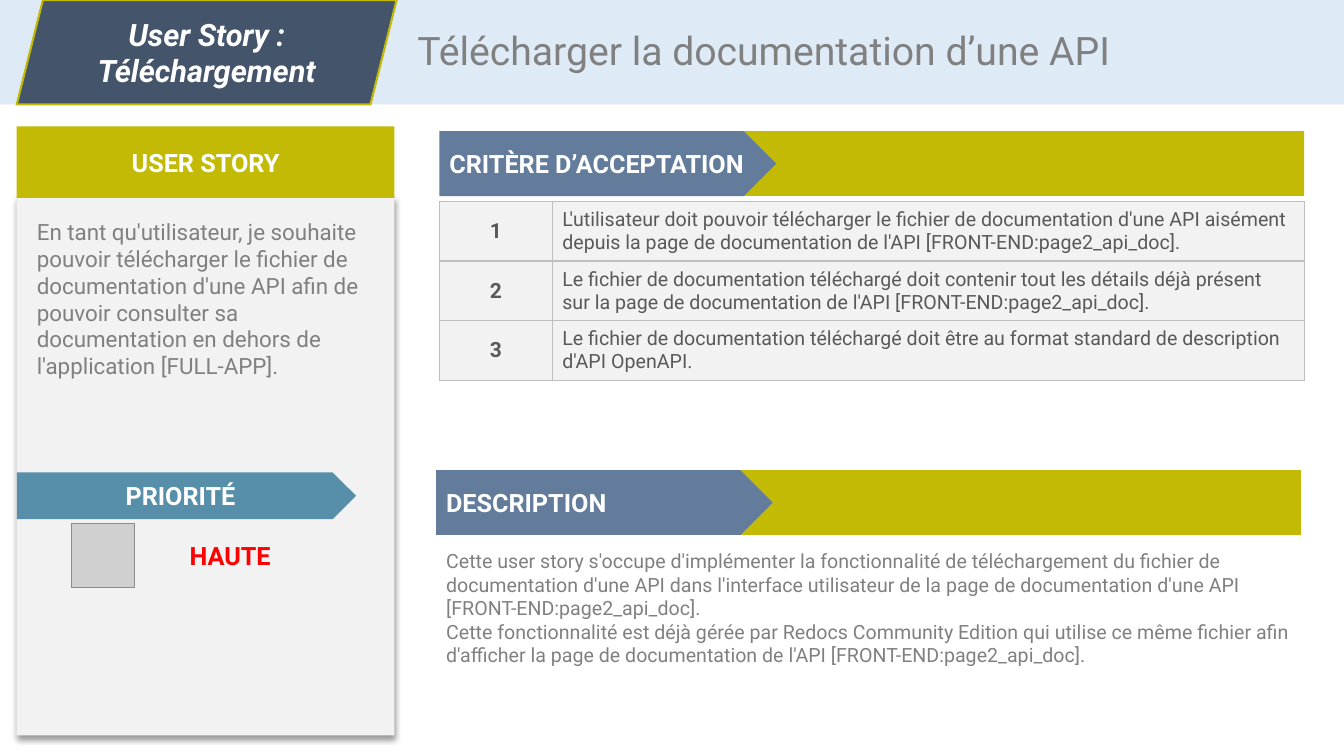
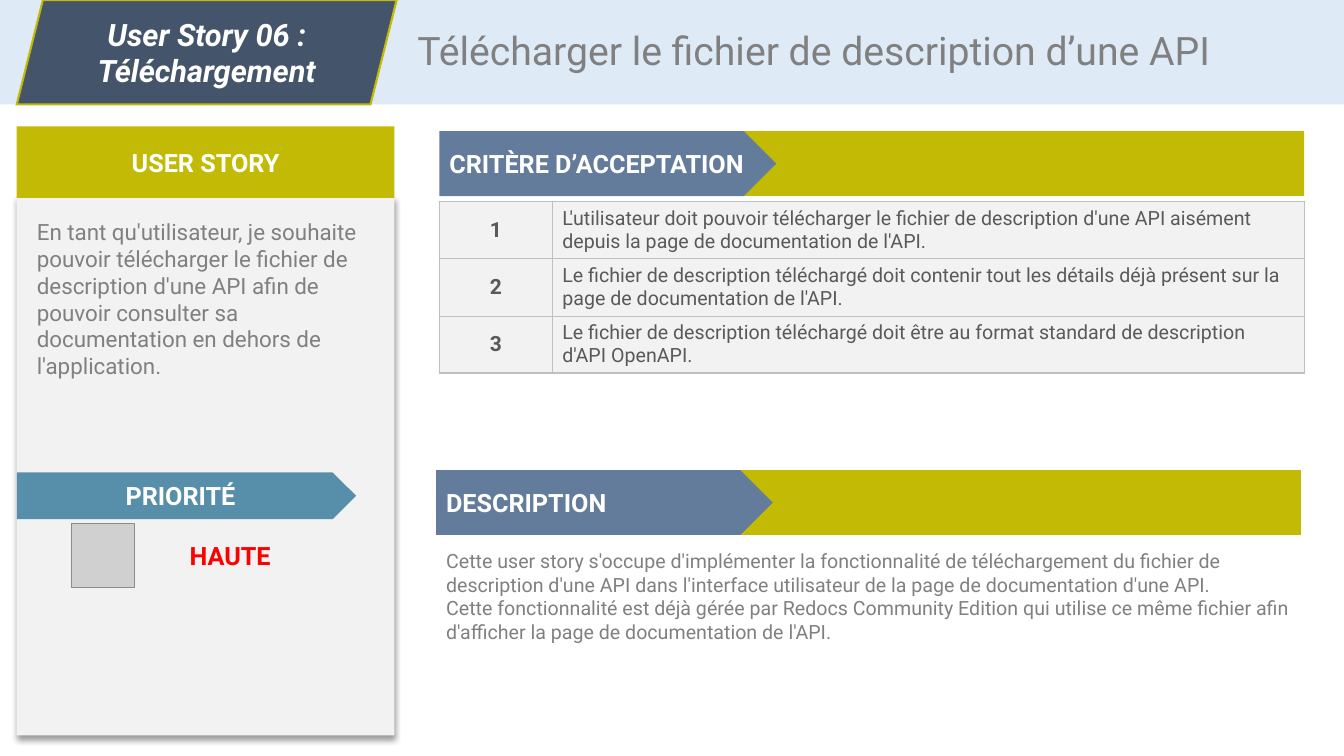
Before and after one commit to CC4K/api-catalog-development, a slide deck: slide 6 of reports/user-stories/user-stories.odp. Drawn at 1344x756 pixels with LibreOffice and Linux fonts; fonts in the diff are those of the drawing; grey boxes stand for pictures. Boxes give left, top, right and bottom in pixels: in the first picture for what was removed or moved away, otherwise in the second. Text is boxed around its words. In the diff, an @@ line names an element or a change of style, - is before the commit and + after.

Commit message:
Cahier des charges 85% terminé
Importé user stories propres
Exigences fonctionnelles et techniques avec MoSCoW
Glossaire

```diff
--- a/reports/user-stories/user-stories.odp
+++ b/reports/user-stories/user-stories.odp
@@ text in parallelogram at (x1=107, y1=24, x2=290, y2=53): text changed @@
-User Story :
+User Story 06 :
@@ text at (x1=417, y1=35, x2=1210, y2=73): text changed @@
-Télécharger la documentation d’une API
+Télécharger le fichier de description d’une API
@@ table at (x1=439, y1=201, x2=1304, y2=373) @@
-row 1, column 2: L'utilisateur doit pouvoir télécharger le fichier de documentation d'une API aisément depuis la page de documentation de l'API [FRONT-END:page2_api_doc].
+row 1, column 2: L'utilisateur doit pouvoir télécharger le fichier de description d'une API aisément depuis la page de documentation de l'API.
-row 2, column 2: Le fichier de documentation téléchargé doit contenir tout les détails déjà présent sur la page de documentation de l'API [FRONT-END:page2_api_doc].
+row 2, column 2: Le fichier de description téléchargé doit contenir tout les détails déjà présent sur la page de documentation de l'API.
-row 3, column 2: Le fichier de documentation téléchargé doit être au format standard de description d'API OpenAPI.
+row 3, column 2: Le fichier de description téléchargé doit être au format standard de description d'API OpenAPI.
@@ text at (x1=37, y1=223, x2=357, y2=379): text changed @@
-En tant qu'utilisateur, je souhaite pouvoir télécharger le fichier de documentation d'une API afin de pouvoir consulter sa documentation en dehors de l'application [FULL-APP].
+En tant qu'utilisateur, je souhaite pouvoir télécharger le fichier de description d'une API afin de pouvoir consulter sa documentation en dehors de l'application.
@@ text at (x1=446, y1=553, x2=1288, y2=643): text changed @@
-Cette user story s'occupe d'implémenter la fonctionnalité de téléchargement du fichier de documentation d'une API dans l'interface utilisateur de la page de documentation d'une API [FRONT-END:page2_api_doc].
-Cette fonctionnalité est déjà gérée par Redocs Community Edition qui utilise ce même fichier afin d'afficher la page de documentation de l'API [FRONT-END:page2_api_doc].
+Cette user story s'occupe d'implémenter la fonctionnalité de téléchargement du fichier de description d'une API dans l'interface utilisateur de la page de documentation d'une API.
+Cette fonctionnalité est déjà gérée par Redocs Community Edition qui utilise ce même fichier afin d'afficher la page de documentation de l'API.
```
Also in this commit, not shown: 14 other slides changed, 1 slide added, 26 other files.
